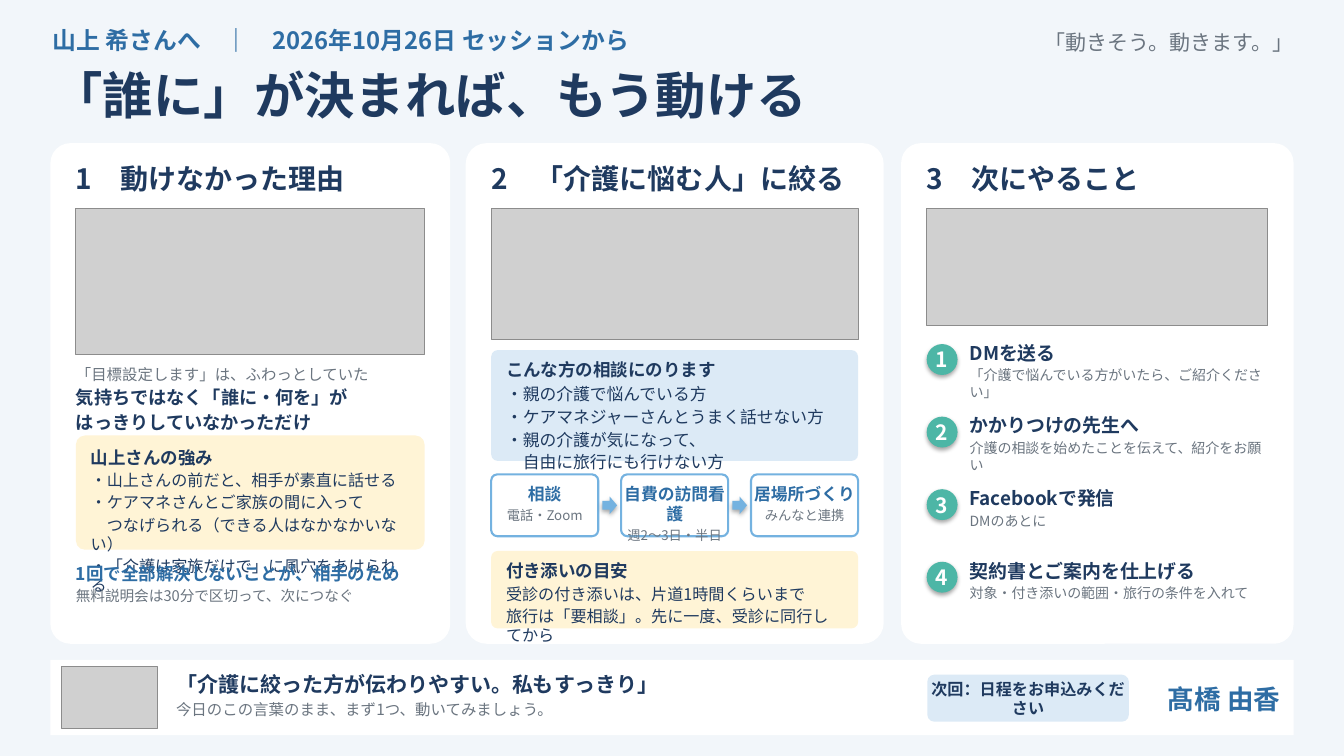
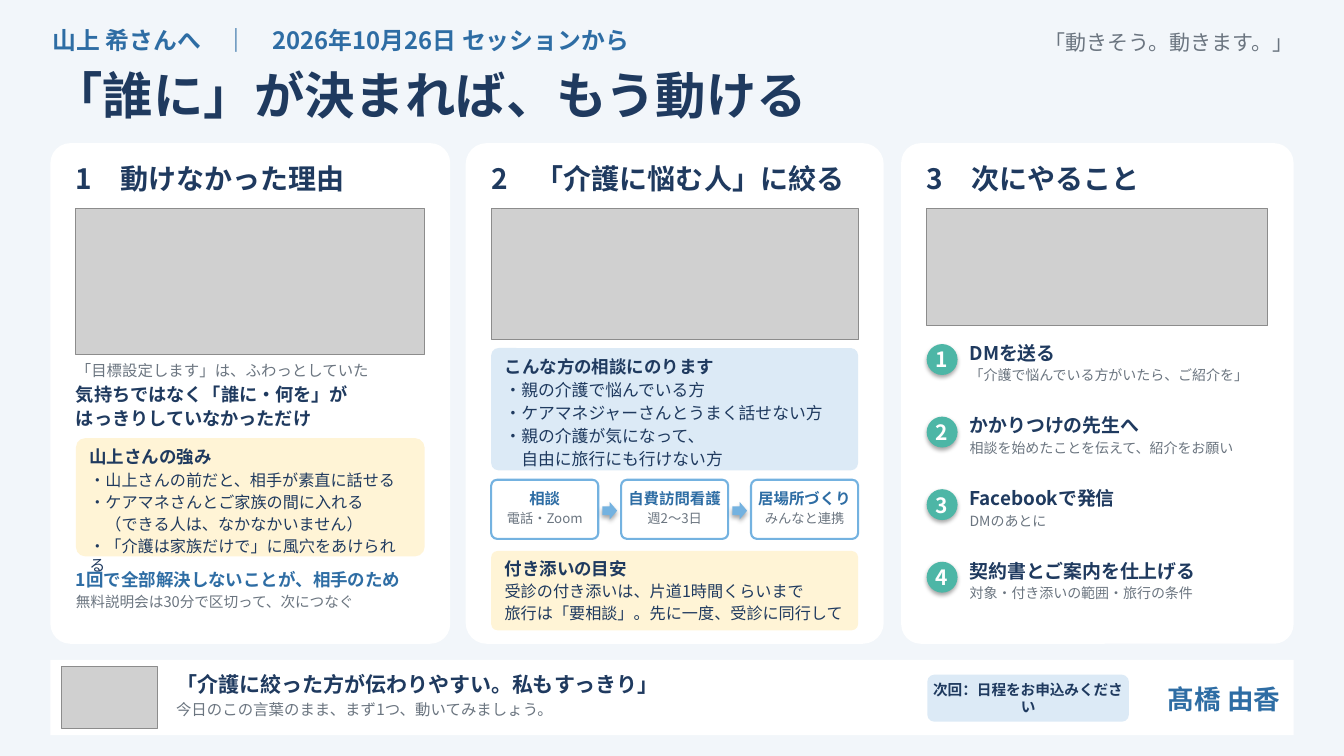
Before and after one commit to y-takahashi-cmd/MyBrain, a slide deck: slide 1 of 20_Projects/企業のオンライン保健室養成講座/初級コース/山上希/セッションログ/20261026_山上さんへ_セッションまとめ.pptx. Drawn at 1344x756 pixels with LibreOffice and Linux fonts; fonts in the diff are those of the drawing; grey boxes stand for pictures. Boxes give left, top, right and bottom in pixels: in the first picture for what was removed or moved away, otherwise in the second. Text is boxed around its words. In the diff, an @@ line names an element or a change of style, - is before the commit and + after.

```diff
--- a/20_Projects/企業のオンライン保健室養成講座/初級コース/山上希/セッションログ/20261026_山上さんへ_セッションまとめ.pptx
+++ b/20_Projects/企業のオンライン保健室養成講座/初級コース/山上希/セッションログ/20261026_山上さんへ_セッションまとめ.pptx
@@ rounded rectangle resized from (x1=491, y1=350, x2=858, y2=461) to (x1=491, y1=348, x2=858, y2=470) @@
@@ text "こんな方の相談にのります" rewrapped from (x1=506, y1=361, x2=824, y2=474) to (x1=505, y1=358, x2=823, y2=467) @@
@@ text "「目標設定します」は、ふわっとしていた" moved from (x1=76, y1=367, x2=369, y2=430) to (x1=76, y1=363, x2=369, y2=426) @@
@@ text at (x1=970, y1=368, x2=1248, y2=381): text changed @@
-「介護で悩んでいる方がいたら、ご紹介ください」
+「介護で悩んでいる方がいたら、ご紹介を」
@@ rounded rectangle resized from (x1=76, y1=436, x2=424, y2=549) to (x1=76, y1=439, x2=424, y2=557) @@
@@ text at (x1=970, y1=441, x2=1234, y2=454): text changed @@
-介護の相談を始めたことを伝えて、紹介をお願い
+相談を始めたことを伝えて、紹介をお願い
@@ text at (x1=89, y1=494, x2=363, y2=532): text changed @@
-・ケアマネさんとご家族の間に入って
-つなげられる（できる人はなかなかいない）
+・ケアマネさんとご家族の間に入れる
+（できる人は、なかなかいません）
@@ text at (x1=529, y1=491, x2=560, y2=505): size 12 to 11 pt in "相談" @@
@@ text at (x1=628, y1=489, x2=721, y2=524): text changed; size 9.5 to 11 pt; text colour #6B7580 to #2E6DA4; bold on @@
-自費の訪問看護
-週2〜3日・半日
+自費訪問看護
+週2〜3日
@@ 3 rounded rectangles, 2 right arrows, 1 text moved together from (x1=76, y1=475, x2=858, y2=602) to (x1=76, y1=480, x2=858, y2=608) @@
@@ text at (x1=758, y1=491, x2=851, y2=506): size 12 to 11 pt in "居場所づくり" @@
@@ text at (x1=970, y1=586, x2=1193, y2=599): text changed @@
-対象・付き添いの範囲・旅行の条件を入れて
+対象・付き添いの範囲・旅行の条件
@@ text at (x1=505, y1=605, x2=843, y2=621): text changed @@
-旅行は「要相談」。先に一度、受診に同行してから
+旅行は「要相談」。先に一度、受診に同行して
@@ text "次回：日程をお申込みください" at (x1=933, y1=682, x2=1123, y2=713): size 11.5 to 10.5 pt @@
```
Also in this commit, not shown: 2 other files.
